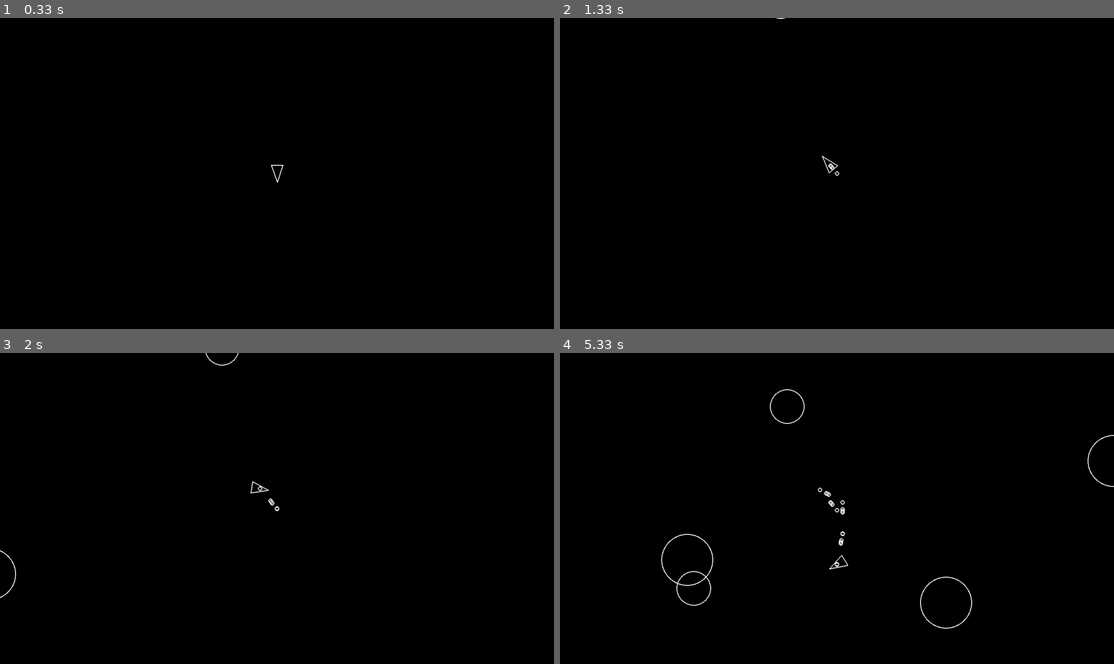
Above: before the commit, frames 1-4 (two rows, left to right).
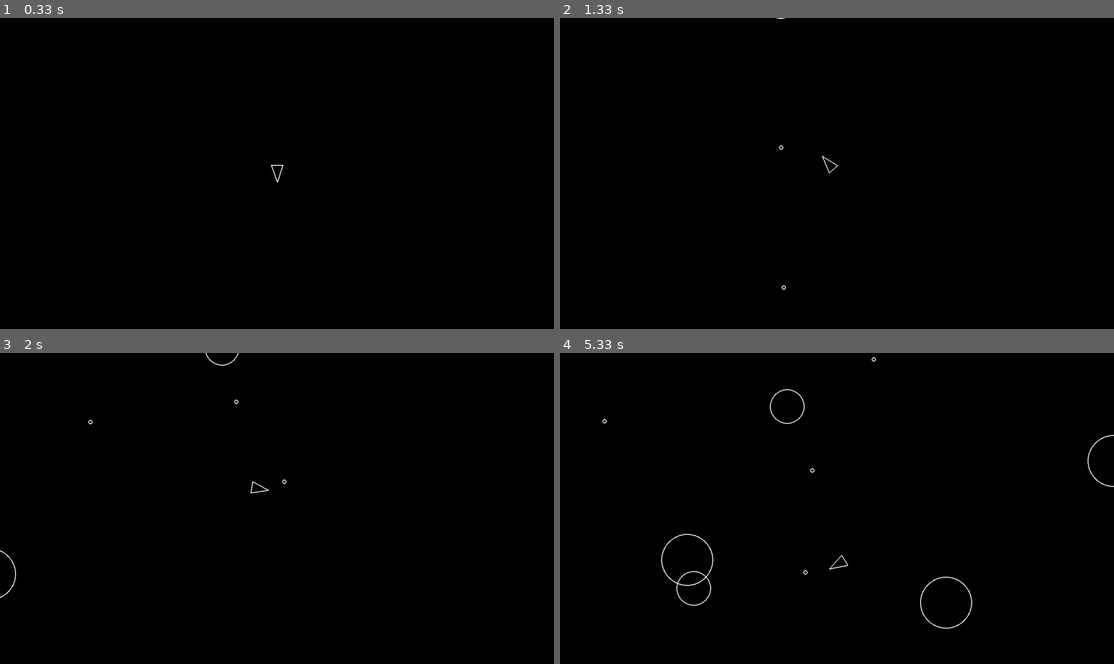
Above: after the commit, the same moments.

Repository: imrajankumar95/Asteroid-Pygame
Game: pygame game, started from main.py
Two runs of this game, one before a commit and one after it. Both use one fixed random seed, a clock stepped at 60 frames per second and the inputs below.
Inputs:
- Up to frame 1 (0.33 s): no input
- Up to frame 2 (1.33 s): tap Space at 0.33, 0.73, 1.03, 1.23 s; hold D 0.67-1.13 s; hold W from 1.17 s (still down)
- Up to frame 3 (2 s): release W at 1.47 s; hold D 1.5-1.97 s; tap Space at 1.57, 1.87 s
- Up to frame 4 (5.33 s): hold A 2-2.53 s; tap Space at 2.07, 2.37, 2.63, 2.97, 3.27, 3.4, 3.8, 4.1, 4.47, 4.87, 5.17 s; hold S 2.57-2.87 s; hold A 2.9-3.3 s; hold W 3.33-3.7 s; hold D 3.73-4.37 s; hold S 4.4-4.77 s; hold A 4.8-5.27 s; hold D from 5.3 s (still down)

Frame 1 is identical in both runs. In frame 2, less than 0.1% of the frame differs, in the area x 39-51%, y 40-88%; in frame 3, less than 0.1%; in frame 4, 0.2%, in the area x 7-58%, y 1-72%.

Commit message:
I: Added shooting rate limit and small fixes

Diff:
--- a/constants.py
+++ b/constants.py
@@ -10,3 +10,4 @@
 ASTEROID_MAX_RADIUS = ASTEROID_MIN_RADIUS * ASTEROID_KINDS
 SHOT_RADIUS = 5
 PLAYER_SHOOT_SPEED = 500
+PLAYER_SHOOT_COOLDOWN_SECONDS = .3
--- a/player.py
+++ b/player.py
@@ -7,6 +7,7 @@
     def __init__(self, x, y, radius, rotation):
         super().__init__(x, y, radius)
         self.rotation = rotation
+        self.shoot_timer = 0
 
         # in the Player class
     def triangle(self):
@@ -30,6 +31,7 @@
         self.position += rotated_with_speed_vector
 
     def update(self, dt):
+        self.shoot_timer -= dt
         keys = pygame.key.get_pressed()
 
         if keys[pygame.K_a]:
@@ -44,7 +46,9 @@
             self.shoot()
 
     def shoot(self):
-        shot = Shot(self.position, self.position, self.radius)
-        shot.velocity = pygame.Vector2(0, 1)
-        shot_rotate = shot.velocity.rotate(self.rotation)
-        shot_scale = shot_rotate * PLAYER_SHOOT_SPEED
+        if self.shoot_timer > 0:
+            return
+
+        self.shoot_timer = PLAYER_SHOOT_COOLDOWN_SECONDS
+        shot = Shot(self.position.x, self.position.y, self.radius)
+        shot.velocity = pygame.Vector2(0, 1).rotate(self.rotation) * PLAYER_SHOOT_SPEED
--- a/shot.py
+++ b/shot.py
@@ -4,10 +4,10 @@
 
 class Shot(CircleShape):
     def __init__(self, x, y, radius):
-        super().__init__(x, y, radius)
+        super().__init__(x, y, SHOT_RADIUS)
 
     def draw(self, screen):
-        pygame.draw.circle(screen, "white", self.position, SHOT_RADIUS, width=LINE_WIDTH)
+        pygame.draw.circle(screen, "white", self.position, self.radius, width=LINE_WIDTH)
 
     def update(self, dt):
         self.position += (self.velocity * dt)
Not shown, changed: game_events.jsonl
